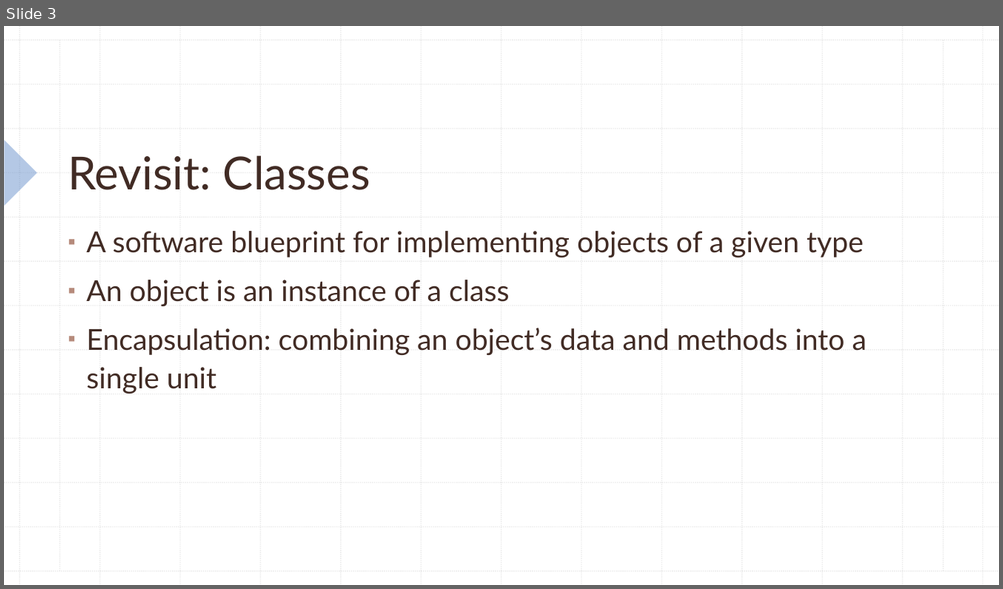
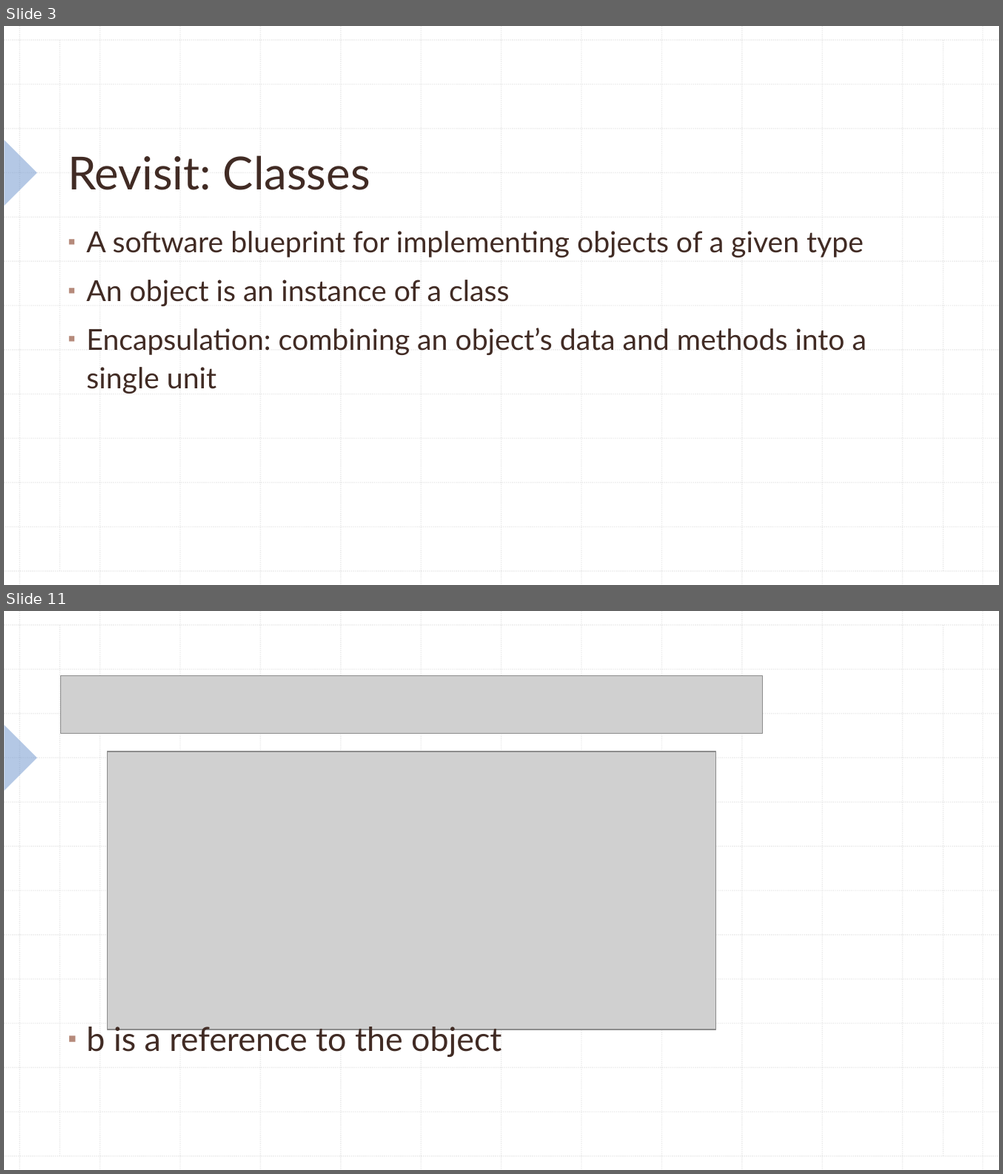
Before and after one commit to KarinaSang/Teaching, a slide deck: AP Java/Week3/Week3.pptx. Shown one above the other, each under a label of ours: slide 3 before the commit, slides 3 and 11 after it; the slides between them are not shown. The pictures are 1003x589 and 1003x1174 pixels, drawn with LibreOffice and Linux fonts; fonts in the diff are those of the drawing; grey boxes stand for pictures. Boxes give left, top, right and bottom in pixels: in the first picture for what was removed or moved away, otherwise in the second. Text is boxed around its words. In the diff, an @@ line names an element or a change of style, - is before the commit and + after.

```diff
--- a/AP Java/Week3/Week3.pptx
+++ b/AP Java/Week3/Week3.pptx
@@ slide 11 added at [4, 611, 999, 1170], background #FFFFFF; not listed: 29 template elements that a slide beside it also shows @@
@@ picture added at [61, 676, 762, 734] @@
@@ picture added at [107, 752, 715, 1030] @@
@@ text added at [86, 1023, 501, 1057], 32 pt, text #412B24 @@
+▪ b is a reference to the object
```
Also in this commit, not shown: 27 other slides added, 6 other files.
